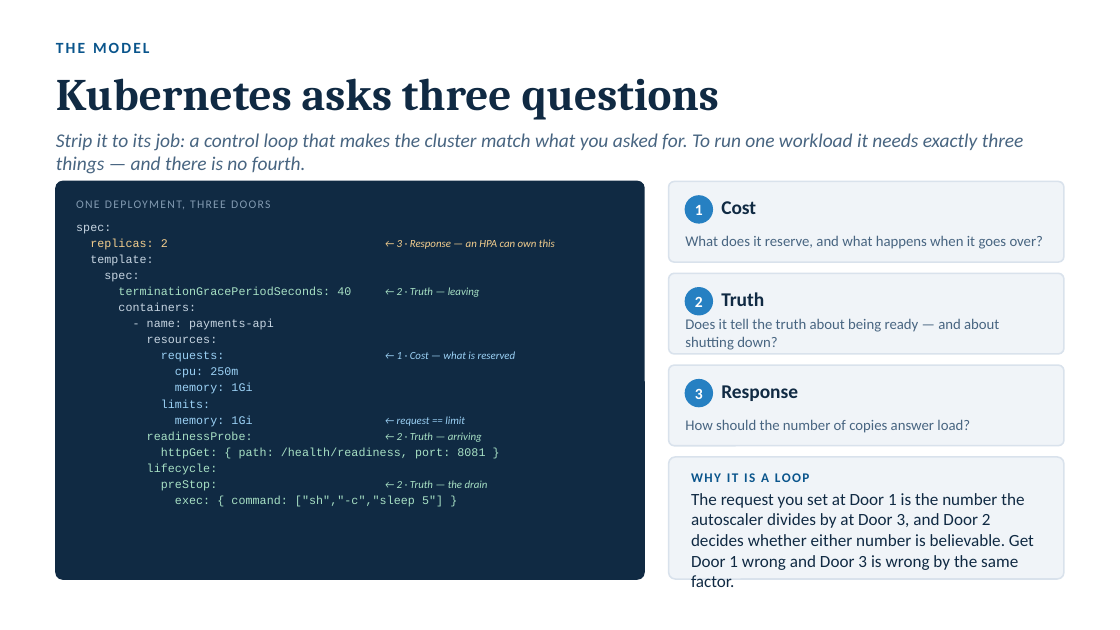
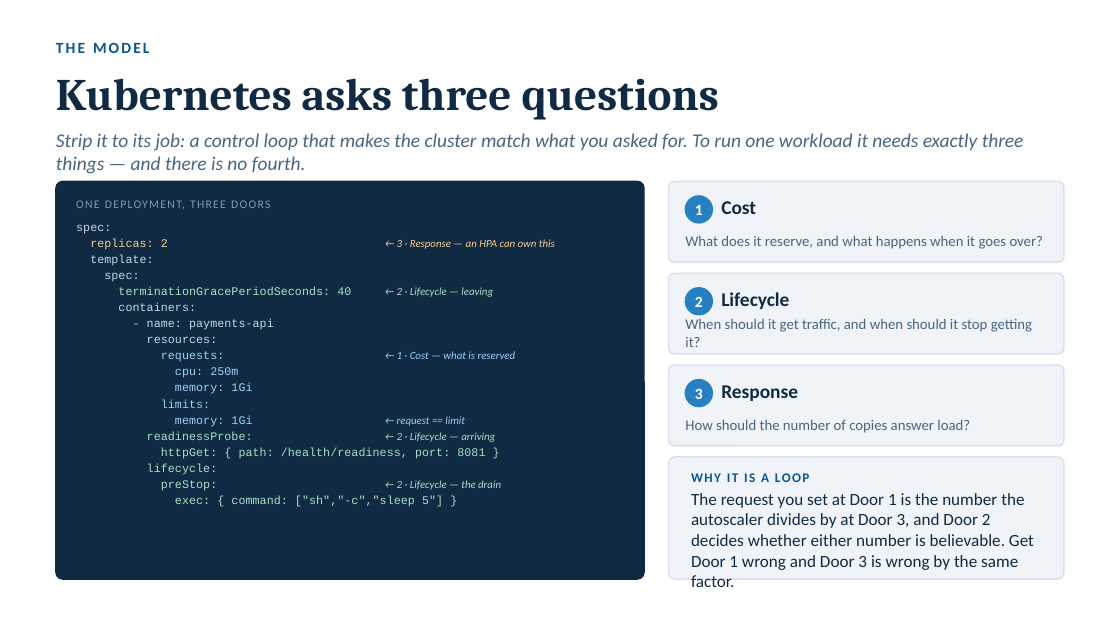
Before and after one commit to jamiegunn/k8s_soup_to_nuts, a slide deck: slide 3 of presentation/k8s-for-developers.pptx. Drawn at 1120x630 pixels with LibreOffice and Linux fonts; fonts in the diff are those of the drawing. Boxes give left, top, right and bottom in pixels: in the first picture for what was removed or moved away, otherwise in the second. Text is boxed around its words. In the diff, an @@ line names an element or a change of style, - is before the commit and + after.

```diff
--- a/presentation/k8s-for-developers.pptx
+++ b/presentation/k8s-for-developers.pptx
@@ text at [118,287,493,297]: text changed @@
-terminationGracePeriodSeconds: 40 ← 2 · Truth — leaving
+terminationGracePeriodSeconds: 40 ← 2 · Lifecycle — leaving
@@ text at [721,292,789,309]: text changed @@
-Truth
+Lifecycle
@@ text at [685,318,1032,347]: text changed @@
-Does it tell the truth about being ready — and about shutting down?
+When should it get traffic, and when should it stop getting it?
@@ text at [147,432,495,442]: text changed @@
-readinessProbe: ← 2 · Truth — arriving
+readinessProbe: ← 2 · Lifecycle — arriving
@@ text at [161,480,501,491]: text changed @@
-preStop: ← 2 · Truth — the drain
+preStop: ← 2 · Lifecycle — the drain
```
Also in this commit, not shown: 2 other slides changed, 5 other files.
